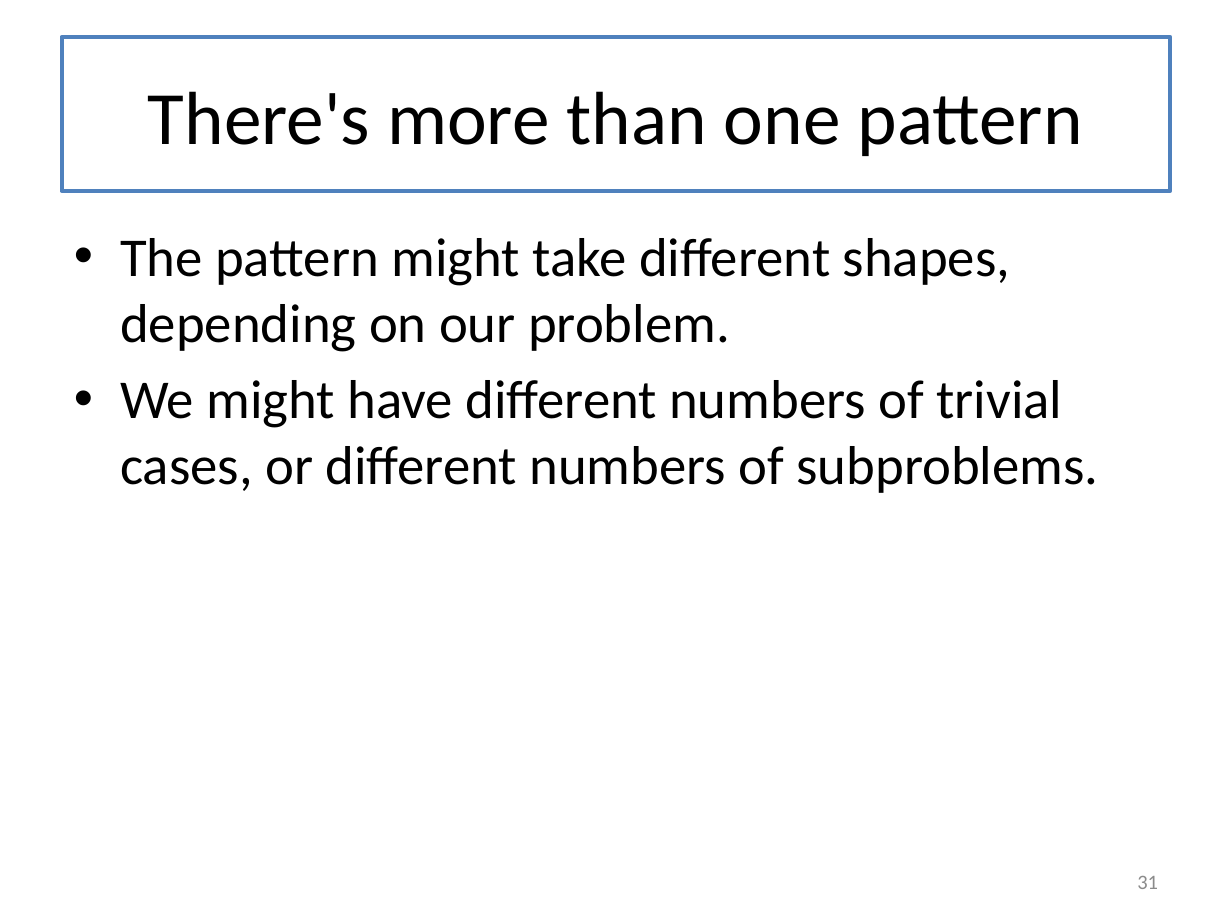
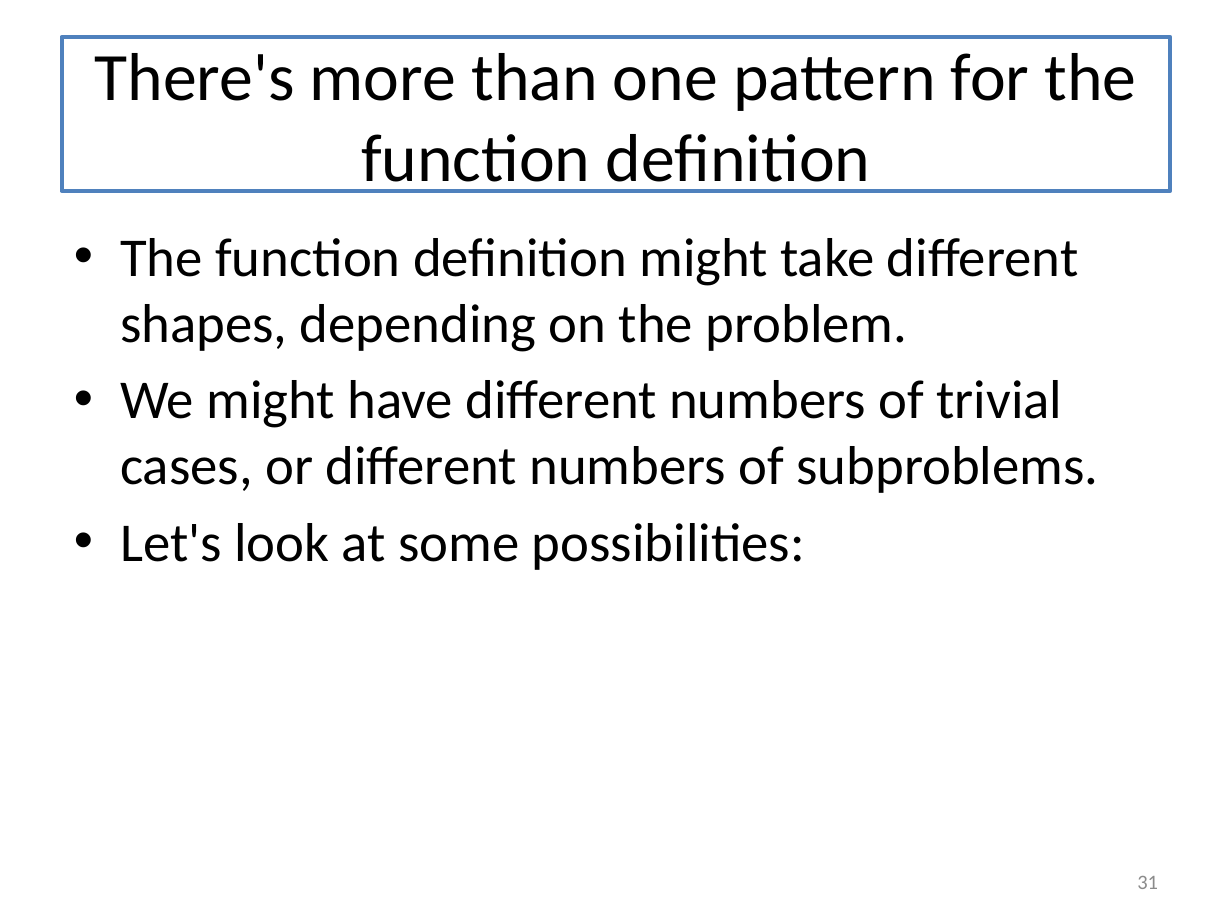
Before and after one commit to mwand/cs5010f16, a slide deck: slide 31 of Slides/Lesson 8.1 Introducing General Recursion.pptx. Drawn at 1232x924 pixels with LibreOffice and Linux fonts; fonts in the diff are those of the drawing. Boxes give left, top, right and bottom in pixels: in the first picture for what was removed or moved away, otherwise in the second. Text is boxed around its words. In the diff, an @@ line names an element or a change of style, - is before the commit and + after.

```diff
--- a/Slides/Lesson 8.1 Introducing General Recursion.pptx
+++ b/Slides/Lesson 8.1 Introducing General Recursion.pptx
@@ title at <box>94,53,1137,193</box>: text changed; size 44 to 39.6 pt @@
-There's more than one pattern
+There's more than one pattern for the function definition
@@ text at <box>120,238,1078,352</box>: text changed @@
-• The pattern might take different shapes, depending on our problem.
+• The function definition might take different shapes, depending on the problem.
@@ text at <box>120,523,805,570</box>: paragraph added @@
+• Let's look at some possibilities:
```
Also in this commit, not shown: 9 other slides changed, 6 other files.
